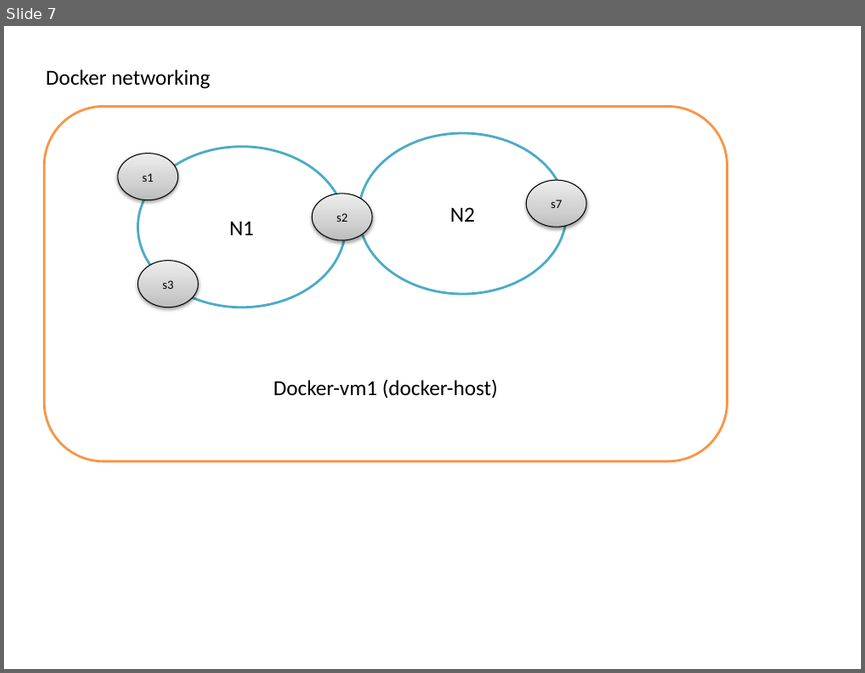
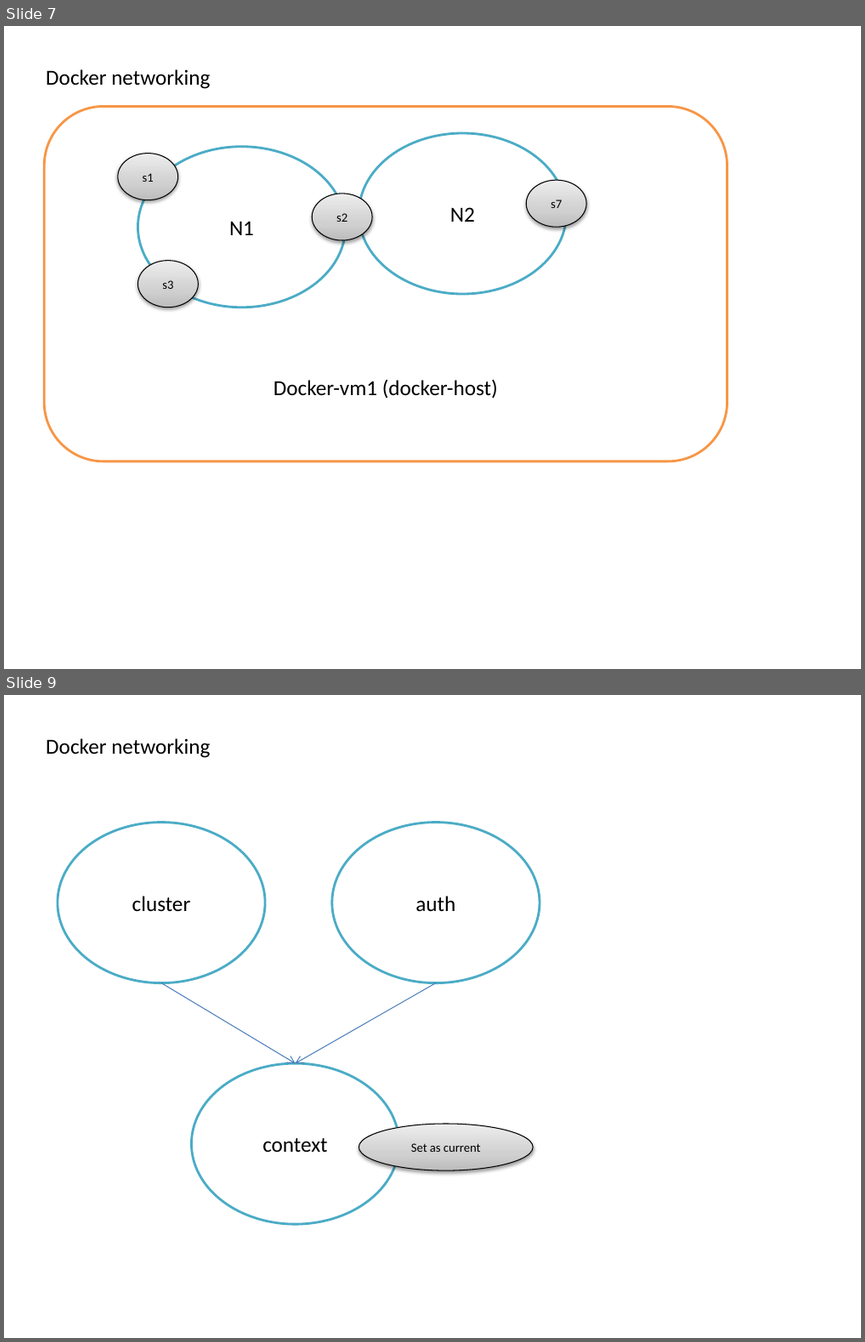
Before and after one commit to kapilraina/kolkata2020labs, a slide deck: Lab-Designs.pptx. Shown one above the other, each under a label of ours: slide 7 before the commit, slides 7 and 9 after it; the slides between them are not shown. The pictures are 865x673 and 865x1342 pixels, drawn with LibreOffice and Linux fonts; fonts in the diff are those of the drawing. Boxes give left, top, right and bottom in pixels: in the first picture for what was removed or moved away, otherwise in the second. Text is boxed around its words. In the diff, an @@ line names an element or a change of style, - is before the commit and + after.

```diff
--- a/Lab-Designs.pptx
+++ b/Lab-Designs.pptx
@@ slide 9 added at [4,695,861,1338], background #FFFFFF @@
@@ text added at [46,738,210,758], 18 pt, text #000000 @@
+Docker networking
@@ ellipse added at [57,822,264,983], fill #FFFFFF, outline #4BACC6 2 pt, 18 pt, text #000000 @@
+cluster
@@ ellipse added at [332,822,540,983], fill #FFFFFF, outline #4BACC6 2 pt, 18 pt, text #000000 @@
+auth
@@ arrow added from (161, 983) to (296, 1063), #4B7EBC 0.75 pt @@
@@ arrow added from (436, 983) to (296, 1063), #4B7EBC 0.75 pt @@
@@ ellipse added at [192,1063,399,1225], fill #FFFFFF, outline #4BACC6 2 pt, 18 pt, text #000000 @@
+context
@@ ellipse added at [358,1123,533,1170], fill gradient #BDBDBD to #D1D1D1 to #EEEEEE, outline #000000 0.75 pt, 10.5 pt, text #000000 @@
+Set as current
```
Also in this commit, not shown: 1 other slide added, 2 other files.
